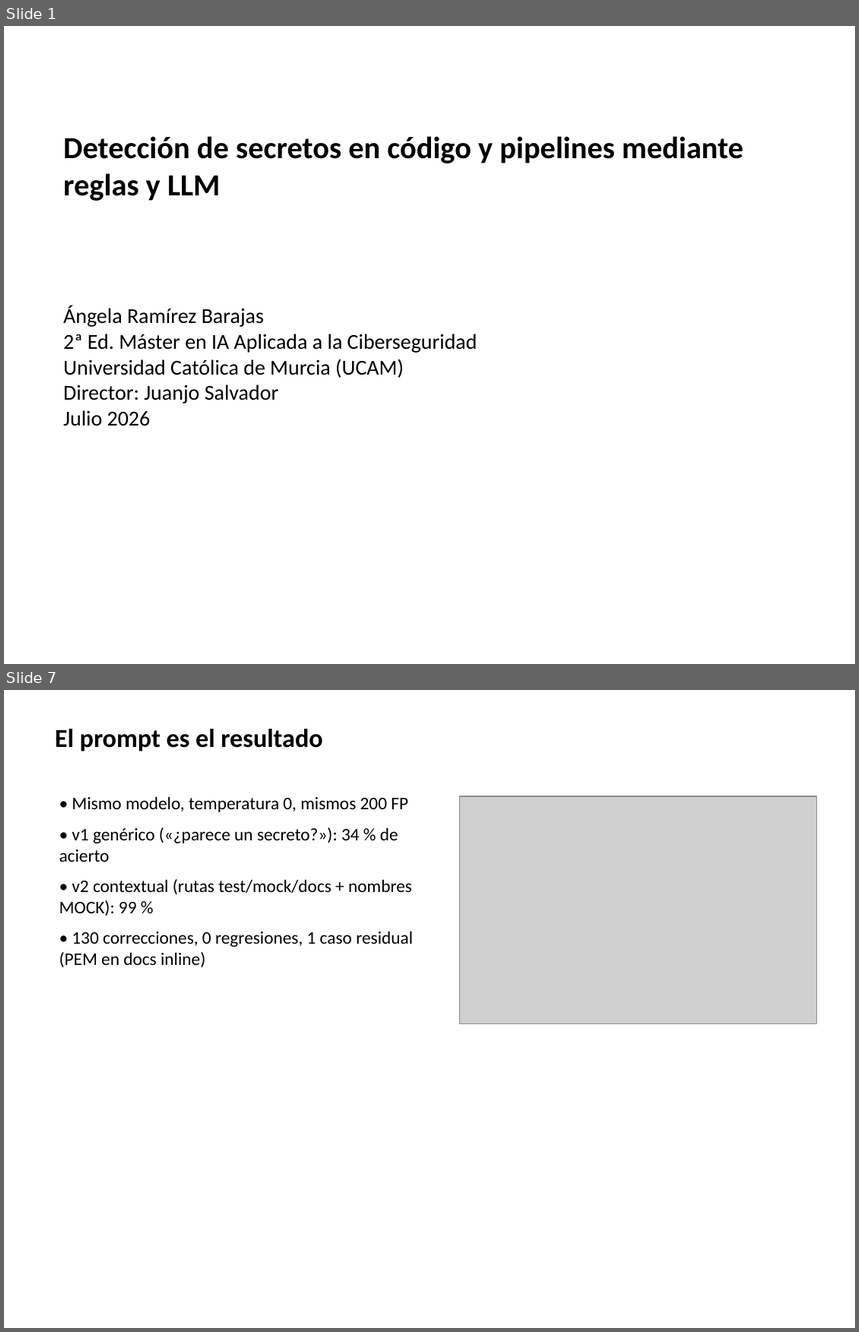
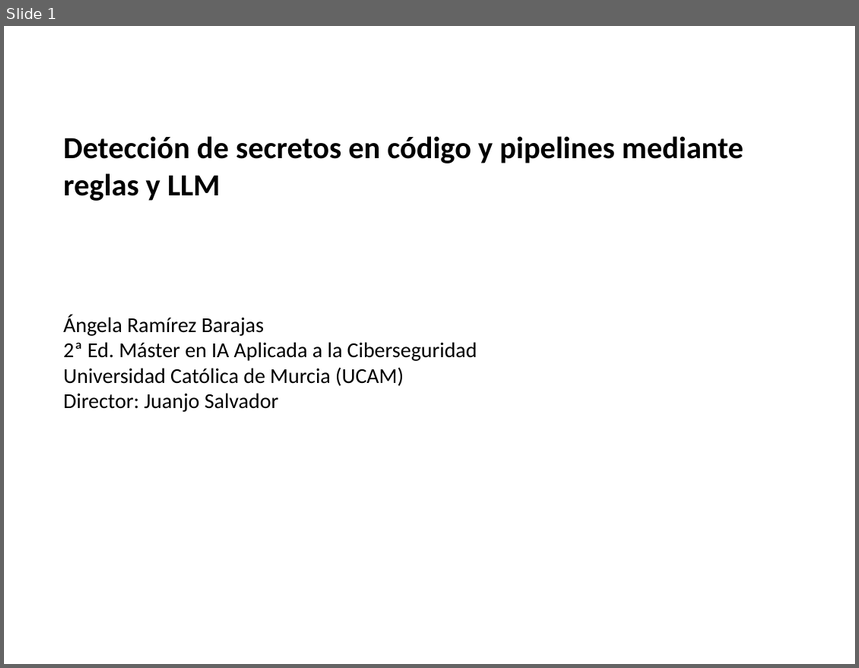
Before and after one commit to aramirezbarajas/secret-scan-tfm, a slide deck: docs/presentacion_defensa.pptx. Shown one above the other, each under a label of ours: slides 1 and 7 before the commit, slide 1 after it; the slides between them are not shown. The pictures are 859x1332 and 859x668 pixels, drawn with LibreOffice and Linux fonts; fonts in the diff are those of the drawing; grey boxes stand for pictures. Boxes give left, top, right and bottom in pixels: in the first picture for what was removed or moved away, otherwise in the second. Text is boxed around its words. In the diff, an @@ line names an element or a change of style, - is before the commit and + after.

```diff
--- a/docs/presentacion_defensa.pptx
+++ b/docs/presentacion_defensa.pptx
@@ slide 7 removed at (x1=4, y1=690, x2=855, y2=1328), background #FFFFFF @@
@@ text removed at (x1=55, y1=729, x2=322, y2=752) @@
-El prompt es el resultado
@@ text removed at (x1=59, y1=796, x2=413, y2=967) @@
-• Mismo modelo, temperatura 0, mismos 200 FP
-• v1 genérico («¿parece un secreto?»): 34 % de acierto
-• v2 contextual (rutas test/mock/docs + nombres MOCK): 99 %
-• 130 correcciones, 0 regresiones, 1 caso residual (PEM en docs inline)
@@ picture removed at (x1=459, y1=796, x2=817, y2=1024) @@
@@ slide 1 changed as well @@
@@ text "Ángela Ramírez Barajas" moved from (x1=63, y1=306, x2=477, y2=427) to (x1=63, y1=314, x2=477, y2=412) @@
@@ text at (x1=63, y1=411, x2=151, y2=427): paragraph removed @@
-Julio 2026
```
Also in this commit, not shown: 3 other slides changed, 3 slides added, 6 other slides removed, 2 other files.
